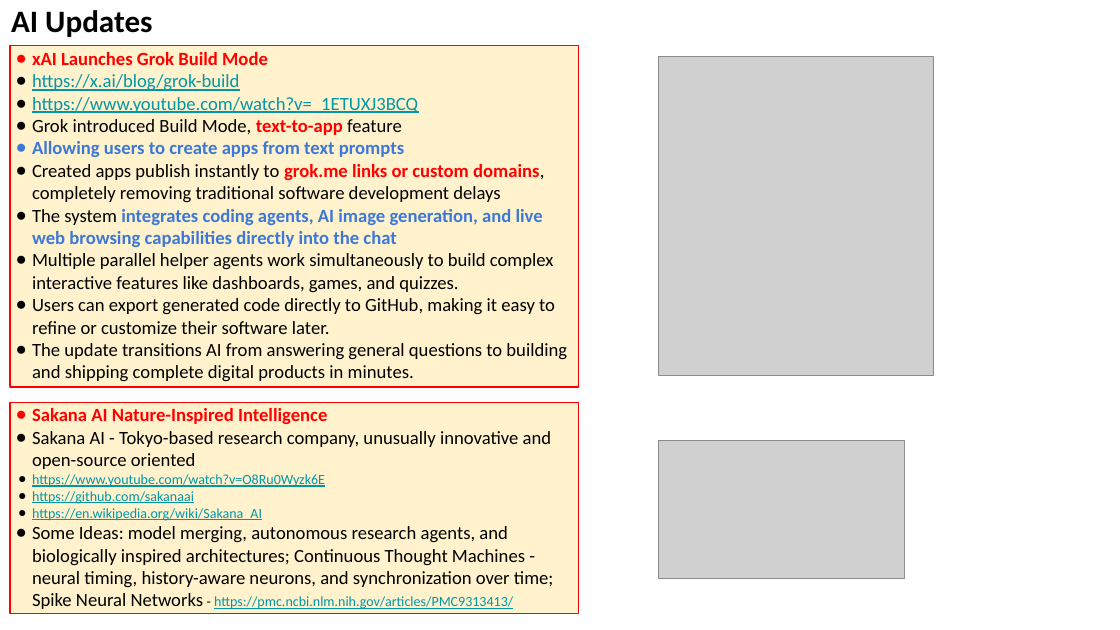
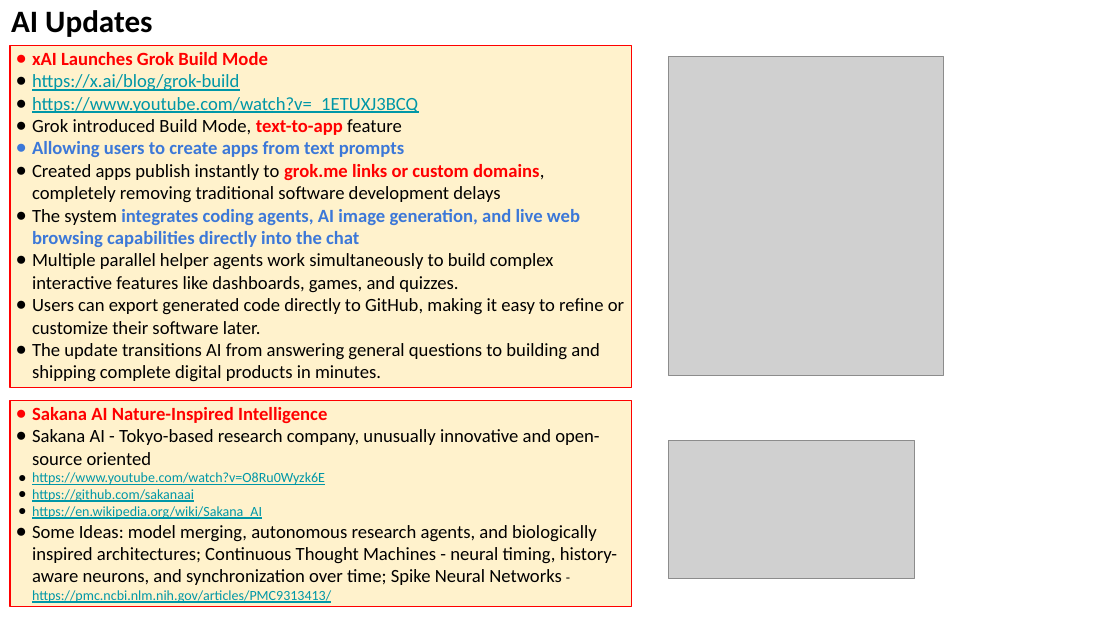
Before and after one commit to lselector/seminar, a slide deck: slide 4 of 2026/2026-08-07-AI-Updates.pptx. Drawn at 1120x630 pixels with LibreOffice and Linux fonts; fonts in the diff are those of the drawing; grey boxes stand for pictures. Boxes give left, top, right and bottom in pixels: in the first picture for what was removed or moved away, otherwise in the second. Text is boxed around its words. In the diff, an @@ line names an element or a change of style, - is before the commit and + after.

```diff
--- a/2026/2026-08-07-AI-Updates.pptx
+++ b/2026/2026-08-07-AI-Updates.pptx
@@ rectangle "xAI Launches Grok Build Mode": place and size @@
-rectangle "xAI Launches Grok Build Mode" at <box>10,46,579,388</box>
+rectangle "xAI Launches Grok Build Mode" at <box>10,46,632,388</box>
@@ picture: place and size @@
-picture at <box>659,56,934,375</box>
+picture at <box>669,56,944,375</box>
@@ rectangle "Sakana AI Nature-Inspired Intelligence": place and size @@
-rectangle "Sakana AI Nature-Inspired Intelligence" at <box>10,402,579,614</box>
+rectangle "Sakana AI Nature-Inspired Intelligence" at <box>10,401,632,607</box>
@@ picture: place and size @@
-picture at <box>659,440,905,578</box>
+picture at <box>669,440,915,578</box>
```
Also in this commit, not shown: 13 other slides changed, 7 slides added.
